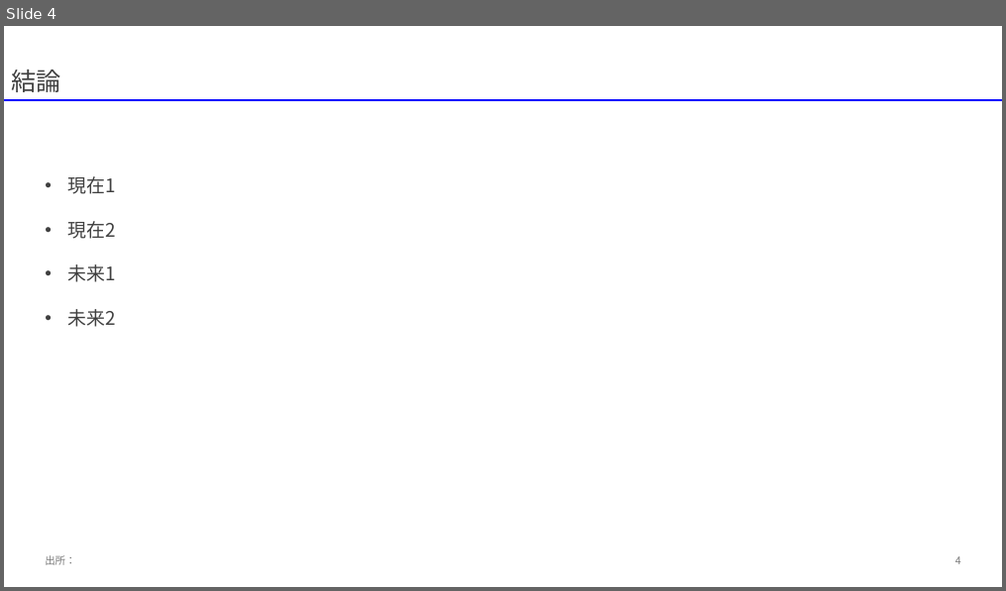
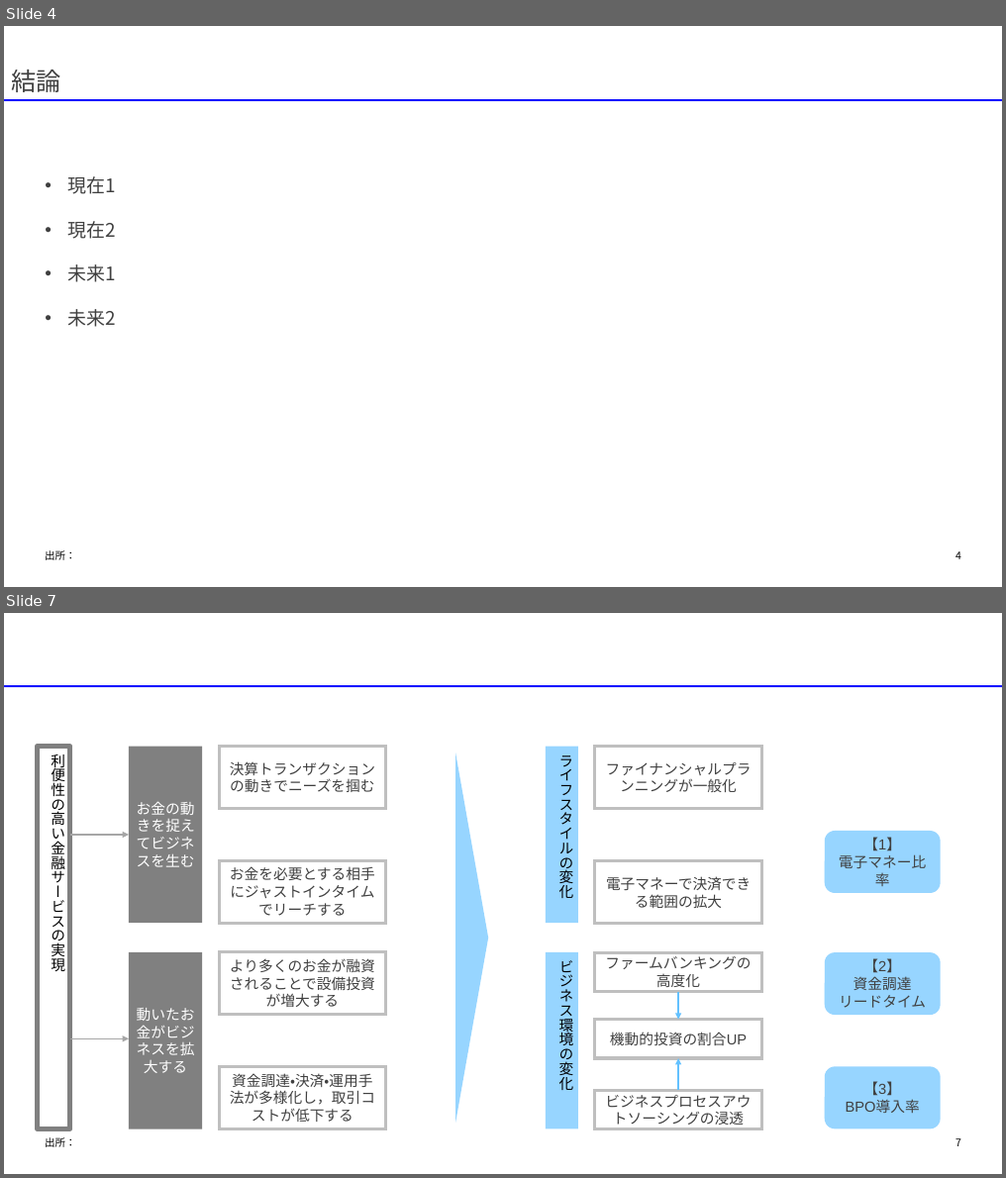
Before and after one commit to yuzucha16/dotfiles, a slide deck: office/Blank.potx. Shown one above the other, each under a label of ours: slide 4 before the commit, slides 4 and 7 after it; the slides between them are not shown. The pictures are 1006x591 and 1006x1178 pixels, drawn with LibreOffice and Linux fonts; fonts in the diff are those of the drawing. Boxes give left, top, right and bottom in pixels: in the first picture for what was removed or moved away, otherwise in the second. Text is boxed around its words. In the diff, an @@ line names an element or a change of style, - is before the commit and + after.

Commit message:
[ppt] Biz UDP font

```diff
--- a/office/Blank.potx
+++ b/office/Blank.potx
@@ slide 7 added at (x1=4, y1=613, x2=1002, y2=1174), background #FFFFFF @@
@@ line added from (4, 686) to (1002, 686), #0000FF 2.25 pt @@
@@ rectangle added at (x1=38, y1=747, x2=70, y2=1130), outline #808080 4.5 pt, 14 pt, text #000000 @@
+利便性の高い金融サービスの実現
@@ rectangle added at (x1=129, y1=747, x2=202, y2=923), fill #808080, 14 pt, text #FFFFFF @@
+お金の動きを捉えてビジネスを生む
@@ rectangle added at (x1=219, y1=747, x2=386, y2=808), outline #BFBFBF 3 pt, 14 pt, text #404040 @@
+決算トランザクションの動きでニーズを掴む
@@ triangle added at (x1=455, y1=753, x2=488, y2=1123), fill #97D5FF @@
@@ rectangle added at (x1=546, y1=747, x2=578, y2=923), fill #97D5FF, 14 pt, text #000000 @@
+ライフスタイルの変化
@@ rectangle added at (x1=595, y1=747, x2=761, y2=808), outline #BFBFBF 3 pt, 14 pt, text #404040 @@
+ファイナンシャルプランニングが一般化
@@ arrow added from (70, 835) to (129, 835), #A6A6A6 1.5 pt @@
@@ rounded rectangle added at (x1=825, y1=831, x2=941, y2=893), fill #97D5FF, 14 pt, text #404040 @@
+【1】
+電子マネー比率
@@ rectangle added at (x1=219, y1=861, x2=386, y2=923), outline #BFBFBF 3 pt, 14 pt, text #404040 @@
+お金を必要とする相手にジャストインタイムでリーチする
@@ rectangle added at (x1=595, y1=861, x2=761, y2=924), outline #BFBFBF 3 pt, 14 pt, text #404040 @@
+電子マネーで決済できる範囲の拡大
@@ rectangle added at (x1=129, y1=953, x2=202, y2=1130), fill #808080, 14 pt, text #FFFFFF @@
+動いたお金がビジネスを拡大する
@@ rectangle added at (x1=219, y1=953, x2=386, y2=1014), outline #BFBFBF 3 pt, 14 pt, text #404040 @@
+より多くのお金が融資されることで設備投資が増大する
@@ rectangle added at (x1=546, y1=953, x2=578, y2=1129), fill #97D5FF, 14 pt, text #000000 @@
+ビジネス環境の変化
@@ rectangle added at (x1=595, y1=953, x2=761, y2=992), outline #BFBFBF 3 pt, 14 pt, text #404040 @@
+ファームバンキングの高度化
@@ rounded rectangle added at (x1=825, y1=953, x2=941, y2=1015), fill #97D5FF, 14 pt, text #404040 @@
+【2】
+資金調達
+リードタイム
@@ arrow added from (678, 992) to (678, 1020), #63C1FF 1.5 pt @@
@@ rectangle added at (x1=595, y1=1020, x2=761, y2=1059), outline #BFBFBF 3 pt, 14 pt, text #404040 @@
+機動的投資の割合UP
@@ arrow added from (70, 1039) to (129, 1039), #A6A6A6 1.5 pt @@
@@ rectangle added at (x1=219, y1=1066, x2=386, y2=1129), outline #BFBFBF 3 pt, 14 pt, text #404040 @@
+資金調達・決済・運用手法が多様化し，取引コストが低下する
@@ arrow added from (678, 1090) to (678, 1059), #63C1FF 1.5 pt @@
@@ rounded rectangle added at (x1=825, y1=1066, x2=941, y2=1129), fill #97D5FF, 14 pt, text #404040 @@
+【3】
+BPO導入率
@@ rectangle added at (x1=595, y1=1090, x2=761, y2=1130), outline #BFBFBF 3 pt, 14 pt, text #404040 @@
+ビジネスプロセスアウトソーシングの浸透
@@ text added at (x1=45, y1=1138, x2=75, y2=1148), 10 pt, text #000000 @@
+出所：
@@ page number added at (x1=955, y1=1139, x2=961, y2=1147), 10 pt, text #000000 @@
+7
@@ slide 4 changed as well @@
@@ text "出所：" at (x1=45, y1=551, x2=75, y2=561): text colour #797979 to #000000; vertical alignment middle to top @@
@@ page number at (x1=955, y1=552, x2=961, y2=560): text colour #797979 to #000000; vertical alignment middle to top @@
```
Also in this commit, not shown: 3 other slides changed, 2 other slides added.
